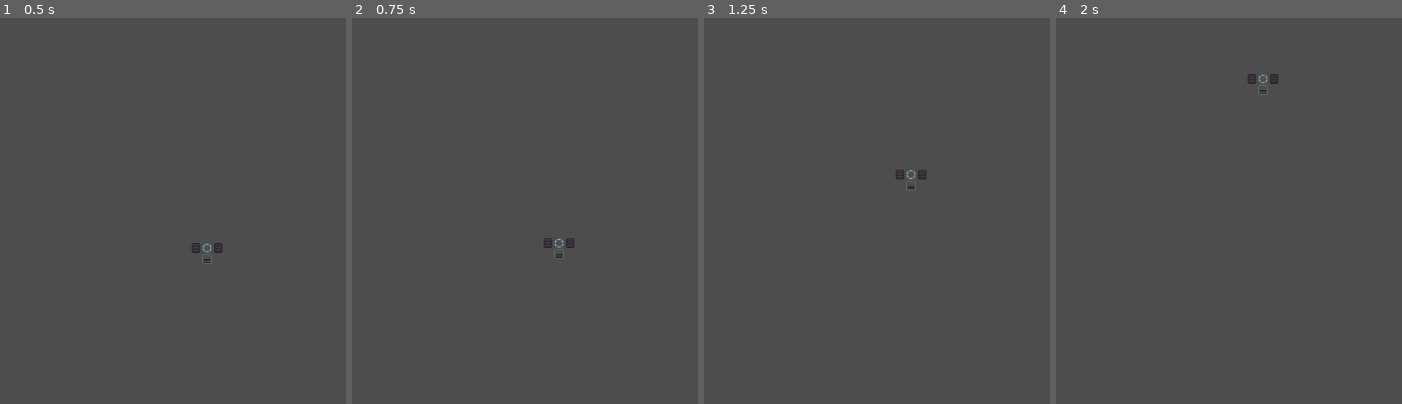
Above: before the commit, frames 1-4 (left to right).
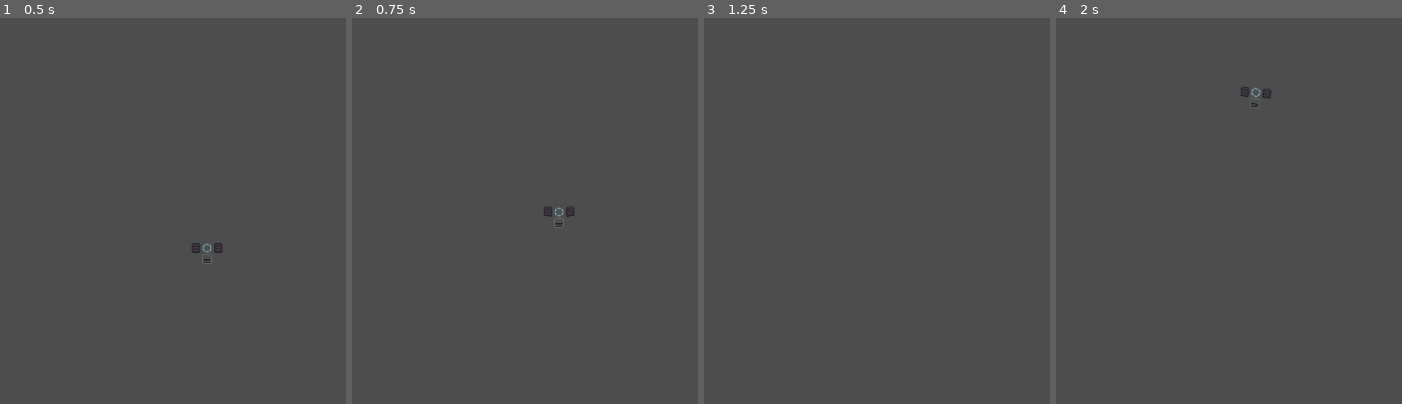
Above: after the commit, the same moments.

Repository: CaptEug/object703
Game: Godot game, scene res://testground.tscn
The game is run twice, just before and just after one commit, with the same random seed, the same clock (stepped at 60 frames per second) and the same inputs.
Inputs:
- Up to frame 1 (0.5 s): no input
- Up to frame 2 (0.75 s): tap Enter at 0.5 s; hold W (FORWARD) from 0.53 s (still down)
- Up to frame 3 (1.25 s): keep holding W (FORWARD)
- Up to frame 4 (2 s): release W (FORWARD) at 1.28 s; hold S (BACKWARD) from 1.28 s (still down)

Frame 1 is identical in both runs. In frame 2, 0.2% of the frame differs, in the area x 55-65%, y 48-63%; in frame 3, 0.1%; in frame 4, 0.2%.

Commit message:
2025/5/26 16:55

Diff:
--- a/blocks/engine.gd
+++ b/blocks/engine.gd
@@ -2,7 +2,7 @@
 
 const HITPOINT:int = 100
 const WEIGHT:int = 2
-var power:int = 20
+var power:int = 200
 
 func get_weight() -> float:
 	return WEIGHT
--- a/blocks/track.gd
+++ b/blocks/track.gd
@@ -5,13 +5,16 @@
 var state:String
 var force:int
 var state_force: Array = ['', 0]
-var lateral_damping_strength: float = 1000.0
+var stopped_damp = 5.0
+var space_rid: RID
 
 func get_weight() -> float:
 	return WEIGHT
 # Called when the node enters the scene tree for the first time.
 func _ready():
 	set_state_force('idle', 0)
+	space_rid = get_viewport().find_world_2d().get_space()
+	PhysicsServer2D.area_set_param(space_rid, PhysicsServer2D.AREA_PARAM_LINEAR_DAMP, stopped_damp)
 	pass # Replace with function body.
 
 # Called every frame. 'delta' is the elapsed time since the previous frame.
@@ -33,21 +36,7 @@
 		set_state_force(state_force_signal.get('state', ''), state_force_signal.get('force', 0))
 
 func track_move(delta):
-	var forward_dir = Vector2.UP.rotated(rotation)
-	var velocity = linear_velocity
-	var forward_speed = velocity.dot(forward_dir)
-	var lateral_velocity = velocity - forward_dir * forward_speed
-	var forward_velocity = forward_dir * forward_speed
-	if lateral_velocity.length() > 2:
-		apply_impulse(-lateral_velocity.normalized() * lateral_damping_strength * delta)
-	elif lateral_velocity.length() >= 0 and lateral_velocity.length() < 2:
-		linear_velocity = forward_velocity
 	if state_force[0] == 'forward':
 		apply_impulse(Vector2.UP.rotated(rotation) * state_force[1])
 	elif state_force[0] == 'backward':
 		apply_impulse(Vector2.DOWN.rotated(rotation) * state_force[1])
-	else:
-		if forward_velocity.length() > 1:
-			apply_impulse(-forward_velocity.normalized() * lateral_damping_strength * delta)
-		elif forward_velocity.length() >= 0 and forward_velocity.length() < 1:
-			linear_velocity = Vector2(0,0)
--- /dev/null
+++ b/testground.gd
@@ -0,0 +1,6 @@
+extends Node2D
+
+var stop_liner_damp = 10.0
+
+func _ready():
+	pass
Not shown, added: testground.gd.uid
